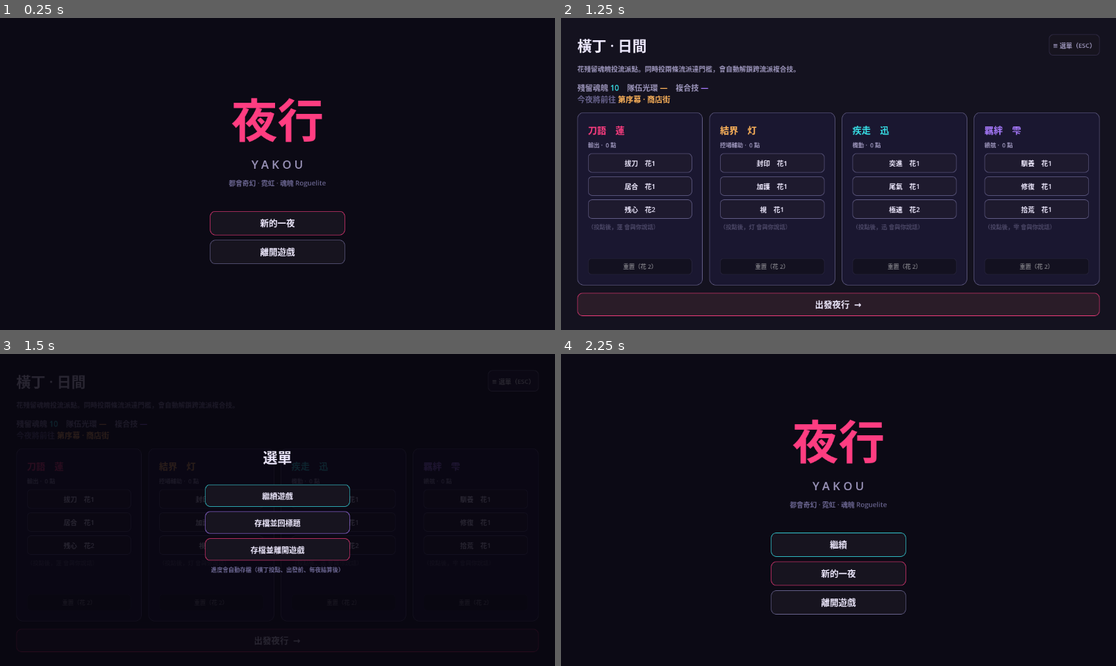
Above: before the commit, frames 1-4 (two rows, left to right).
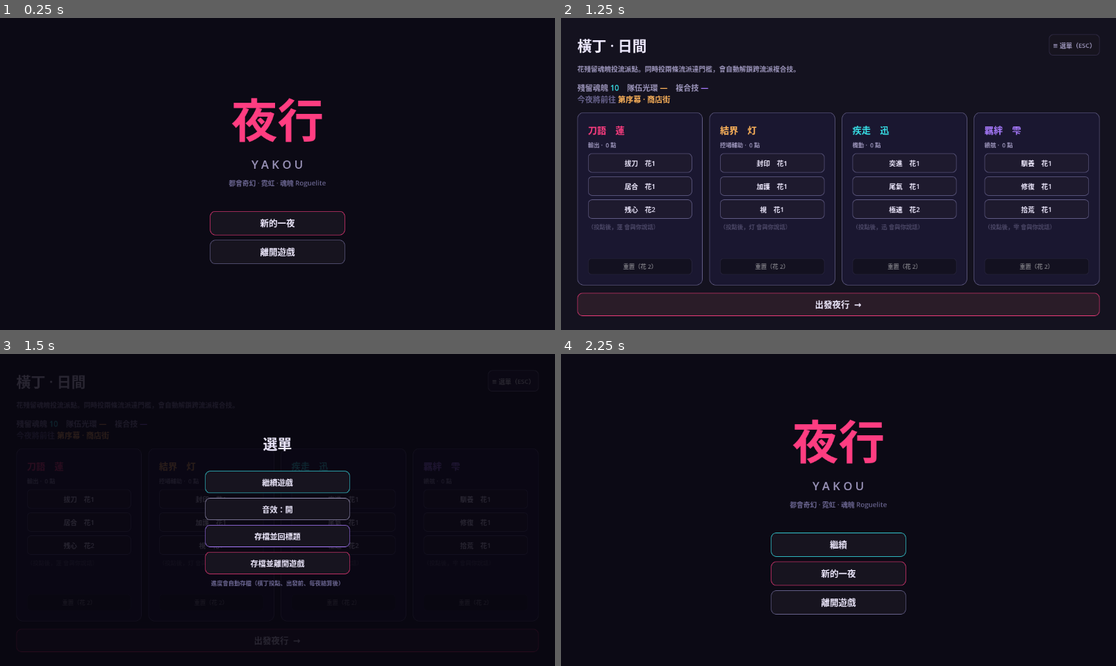
Above: after the commit, the same moments.

Repository: Tony9042/yakou_game
Game: Godot game, scene res://title.tscn
The game is run twice, just before and just after one commit, with the same random seed, the same clock (stepped at 60 frames per second) and the same inputs.
Inputs:
- Up to frame 1 (0.25 s): no input
- Up to frame 2 (1.25 s): click "新的一夜" at 0.5 s
- Up to frame 3 (1.5 s): click "≡ 選單（ESC）" at 1.25 s
- Up to frame 4 (2.25 s): click "存檔並回標題" at 2 s

Frames 1-2 are identical in both runs. In frame 3, 2.8% of the frame differs, in the area x 36-64%, y 26-75%; in frame 4, nothing differs.

Commit message:
音效系統：程式合成 SFX 與 BGM，含命中變體與大廳/夜行配樂
AudioManager（新 autoload）以 AudioStreamWAV 程式合成，零外部素材：
- SFX：揮砍/命中/技能/疾走/受擊/購買/勝敗/UI，接進戰鬥與各畫面按鈕
- 命中三種變體（深沉/緊實/金屬殘響）＋揮砍三變體，隨機挑選＋音高微變
- BGM：A 小調 Am-F-C-G 程式合成、可循環，大廳緩板、夜行加低音脈動與琶音
  循環點以逐音淡入淡出避免爆音；場景鍵切換（title/hall/night）
- play() 支援單一或多變體 Array；有同名檔案（sfx/*.wav、bgm/*.ogg）則自動覆蓋
- 系統選單加「音效：開/關」，一併控制 SFX 與 BGM
- audio/README.md 說明素材覆蓋規則

實機驗證：命中變化、大廳與夜行 BGM、循環無爆音、場景切換、靜音皆正常。

Co-Authored-By: Claude Opus 4.8 <noreply@anthropic.com>

Diff:
--- a/combat.gd
+++ b/combat.gd
@@ -483,6 +483,7 @@
 	atk_t = ATK_WINDUP + ATK_ACTIVE + ATK_RECOVER
 	atk_hit_done = false
 	lunge = COMBO_LUNGE[combo]
+	AudioManager.play("swing", 1.0 + combo * 0.09 + randf_range(-0.05, 0.05))
 
 
 func _try_dash() -> void:
@@ -494,12 +495,14 @@
 	dash_cd = DASH_CD
 	dash_damage = false
 	invuln = max(invuln, DASH_TIME + 0.05)
+	AudioManager.play("dash")
 
 
 func _try_skill(i: int) -> void:
 	if not _skill_ready(i) or atk_t > 0.0 or dash_t > 0.0:
 		return
 	skill_cd[i] = SKILLS[i].cd
+	AudioManager.play("skill")
 	match i:
 		0: _skill_iai()
 		1: _skill_dash_slash()
@@ -799,6 +802,7 @@
 func _damage_enemy(e: Dictionary, dmg: int, kb_vec: Vector2, stun: float, dist: float) -> void:
 	dmg = int(round(dmg * cfg_dmg_mult))        # 套用黑市傷害加成
 	e.hp -= dmg
+	AudioManager.play("hit", randf_range(0.94, 1.08), -3.0)
 	e.flash = 0.12
 	e.kb = kb_vec
 	if stun > 0.0:
@@ -876,6 +880,7 @@
 	invuln = INVULN_AFTER_HIT
 	shake = 1.0
 	hitstop = 0.04
+	AudioManager.play("hurt")
 
 
 func _update_camera() -> void:
@@ -904,6 +909,7 @@
 	_clear(_actions)
 	_banner.text = "付喪神已伏" if won else "依代毀去"
 	_banner.add_theme_color_override("font_color", CYAN if won else ROSE)
+	AudioManager.play("win" if won else "lose")
 
 	if embedded:
 		await get_tree().create_timer(0.9).timeout
@@ -1018,6 +1024,7 @@
 	b.add_theme_stylebox_override("normal", _sb(Color("221d33"), accent, 1, 9))
 	b.add_theme_stylebox_override("hover", _sb(Color("2c2545"), accent, 2, 9))
 	b.add_theme_stylebox_override("pressed", _sb(Color("1a1628"), accent, 2, 9))
+	b.pressed.connect(func(): AudioManager.play("click"))
 	b.pressed.connect(cb)
 	return b
 
--- a/hall.gd
+++ b/hall.gd
@@ -26,6 +26,7 @@
 	# 的開發便利：全新且無存檔時給一點起始魂魄，不會蓋掉載入的進度。
 	if SoulSystem.residual_souls == 0 and TalentSystem.invested_schools().is_empty() and not SaveSystem.has_save():
 		SoulSystem.residual_souls = 10
+	AudioManager.play_bgm("hall")
 	if not TalentSystem.composite_unlocked.is_connected(_on_composite):
 		TalentSystem.composite_unlocked.connect(_on_composite)
 	_build_ui()
@@ -71,6 +72,7 @@
 	menu_btn.add_theme_color_override("font_color", MUTED)
 	menu_btn.add_theme_stylebox_override("normal", _box(Color("17141f"), Color("3a3352"), 1, 8))
 	menu_btn.add_theme_stylebox_override("hover", _box(Color("221c30"), MUTED, 1, 8))
+	menu_btn.pressed.connect(func(): AudioManager.play("click"))
 	menu_btn.pressed.connect(_open_menu)
 	head.add_child(menu_btn)
 
@@ -100,6 +102,7 @@
 	go.add_theme_stylebox_override("normal", _box(Color("2a1c28"), ROSE, 1, 10))
 	go.add_theme_stylebox_override("hover", _box(Color("3a2436"), ROSE, 2, 10))
 	go.add_theme_stylebox_override("pressed", _box(Color("241620"), ROSE, 2, 10))
+	go.pressed.connect(func(): AudioManager.play("click"))
 	go.pressed.connect(_go_night)
 	col.add_child(go)
 
@@ -187,6 +190,7 @@
 		talk.add_theme_color_override("font_color", accent)
 		talk.add_theme_stylebox_override("normal", _box(Color("1a1730"), accent, 1, 7))
 		talk.add_theme_stylebox_override("hover", _box(Color("241f3c"), accent, 2, 7))
+		talk.pressed.connect(func(): AudioManager.play("click"))
 		talk.pressed.connect(_on_talk.bind(sid))
 		v.add_child(talk)
 
@@ -202,6 +206,7 @@
 	respec.add_theme_stylebox_override("normal", _box(Color("161324"), FAINT, 1, 7))
 	respec.add_theme_stylebox_override("hover", _box(Color("201b30"), MUTED, 1, 7))
 	respec.add_theme_stylebox_override("disabled", _box(Color("131120"), Color("2a2740"), 1, 7))
+	respec.pressed.connect(func(): AudioManager.play("click"))
 	respec.pressed.connect(_on_respec.bind(sid))
 	v.add_child(respec)
 
@@ -238,6 +243,7 @@
 func _on_unlock(sid: String, node_name: String) -> void:
 	_event = ""                              # 先清舊事件；若本次投點觸發複合技，
 	TalentSystem.unlock_node(sid, node_name) # _on_composite 會在此期間重設 _event
+	AudioManager.play("buy")
 	SaveSystem.save_game()
 	_refresh()
 
--- a/night_map.gd
+++ b/night_map.gd
@@ -44,6 +44,7 @@
 
 
 func _ready() -> void:
+	AudioManager.play_bgm("night")
 	_build_ui()
 	if not RunManager.night_ended.is_connected(_on_night_ended):
 		RunManager.night_ended.connect(_on_night_ended)
@@ -168,6 +169,7 @@
 		"cap":
 			SoulSystem.bonus_capacity += 1
 	_market_bought.append(it.id)
+	AudioManager.play("buy")
 	_log("你買下了「[color=#38e1e8]%s[/color]」——%s。" % [it.name, it.desc])
 	_refresh_status()
 	_refresh_market()
@@ -437,6 +439,7 @@
 		b.add_theme_stylebox_override("normal", _box(Color("221d33"), accent, 1, 9))
 		b.add_theme_stylebox_override("hover", _box(Color("2c2545"), accent, 2, 9))
 		b.add_theme_stylebox_override("pressed", _box(Color("1a1628"), accent, 2, 9))
+		b.pressed.connect(func(): AudioManager.play("click"))
 		b.pressed.connect(a[1])
 		_action_bar.add_child(b)
 
--- a/project.godot
+++ b/project.godot
@@ -28,6 +28,7 @@
 StreamerHooks="*res://systems/streamer_hooks.gd"
 SaveSystem="*res://systems/save_system.gd"
 StorySystem="*res://systems/story_system.gd"
+AudioManager="*res://systems/audio_manager.gd"
 
 [rendering]
 
--- a/system_menu.gd
+++ b/system_menu.gd
@@ -56,6 +56,11 @@
 	v.add_child(gap)
 
 	v.add_child(_btn("繼續遊戲", CYAN, _resume))
+
+	var at := _btn(_audio_label(), MUTED, Callable())
+	at.pressed.connect(_toggle_audio.bind(at))
+	v.add_child(at)
+
 	for e in extra:
 		v.add_child(_btn(e.text, e.get("color", VIOLET), _run_extra.bind(e.cb)))
 	v.add_child(_btn("存檔並回標題", VIOLET, _to_title))
@@ -79,8 +84,19 @@
 	b.add_theme_stylebox_override("normal", _sb(Color("17141f"), accent, 1, 9))
 	b.add_theme_stylebox_override("hover", _sb(Color("221c30"), accent, 2, 9))
 	b.add_theme_stylebox_override("pressed", _sb(Color("120f1a"), accent, 2, 9))
-	b.pressed.connect(cb)
+	b.pressed.connect(func(): AudioManager.play("click"))
+	if cb.is_valid():
+		b.pressed.connect(cb)
 	return b
+
+
+func _audio_label() -> String:
+	return "音效：開" if AudioManager.enabled else "音效：關"
+
+
+func _toggle_audio(b: Button) -> void:
+	AudioManager.set_enabled(not AudioManager.enabled)
+	b.text = _audio_label()
 
 
 func _unhandled_input(event: InputEvent) -> void:
--- /dev/null
+++ b/systems/audio_manager.gd
@@ -0,0 +1,344 @@
+extends Node
+## AudioManager — autoload 單例。
+## 以程式合成音效（AudioStreamWAV），零外部素材即可有聲音。
+## 日後要換成真音效檔：把 res://audio/sfx/<名稱>.wav 放進來，
+## _build_sfx() 會優先載入檔案、沒有才用合成版（見 _register）。
+##
+## BGM 走檔案：play_bgm("res://audio/bgm/xxx.ogg")，檔案不存在則靜默。
+
+const SR := 22050
+const POOL := 10
+
+var enabled := true
+var _players: Array[AudioStreamPlayer] = []
+var _rr := 0
+var _sfx := {}
+var _bgm_synth := {}
+var _bgm: AudioStreamPlayer
+var _bgm_key := ""
+
+
+func _ready() -> void:
+	process_mode = Node.PROCESS_MODE_ALWAYS      # 暫停時 UI 音效仍要能播
+	for i in POOL:
+		var p := AudioStreamPlayer.new()
+		p.process_mode = Node.PROCESS_MODE_ALWAYS
+		add_child(p)
+		_players.append(p)
+	_bgm = AudioStreamPlayer.new()
+	_bgm.process_mode = Node.PROCESS_MODE_ALWAYS
+	_bgm.volume_db = -14.0
+	add_child(_bgm)
+	_build_sfx()
+
+
+func set_enabled(on: bool) -> void:
+	enabled = on
+	if _bgm:
+		_bgm.stream_paused = not on
+
+
+func play(name: String, pitch := 1.0, vol_db := 0.0) -> void:
+	if not enabled:
+		return
+	var entry: Variant = _sfx.get(name)
+	if entry == null:
+		return
+	var s: AudioStream = entry.pick_random() if entry is Array else entry
+	if s == null:
+		return
+	_rr = (_rr + 1) % _players.size()
+	var p := _players[_rr]
+	p.stop()
+	p.stream = s
+	p.pitch_scale = clampf(pitch, 0.4, 2.4)
+	p.volume_db = vol_db
+	p.play()
+
+
+## 依場景鍵播放 BGM（"hall" / "night" / "title"）。
+## 有同名 .ogg 檔則優先，否則用程式合成的循環版。
+func play_bgm(key: String, vol_db := -12.0) -> void:
+	if _bgm_key == key and _bgm.playing:
+		return
+	_bgm_key = key
+	var stream: AudioStream = null
+	var path := "res://audio/bgm/%s.ogg" % key
+	if ResourceLoader.exists(path):
+		stream = load(path)
+		if stream is AudioStreamOggVorbis:
+			(stream as AudioStreamOggVorbis).loop = true
+	else:
+		stream = _bgm_synth.get(key)
+	if stream == null:
+		_bgm.stop()
+		return
+	_bgm.stream = stream
+	_bgm.volume_db = vol_db
+	_bgm.play()
+
+
+func stop_bgm() -> void:
+	_bgm.stop()
+	_bgm_key = ""
+
+
+# ============================================================
+#  音效合成
+# ============================================================
+func _build_sfx() -> void:
+	_register("click", _sfx_click())
+	_register("swing", [_sfx_swing(560.0), _sfx_swing(680.0), _sfx_swing(460.0)])
+	# 三種命中：深沉／緊實高音／金屬殘響——每次隨機挑一種＋音高微變
+	_register("hit", [
+		_hit(130.0, 34.0, 20.0, 0.0, 0.13),
+		_hit(205.0, 40.0, 26.0, 0.0, 0.10),
+		_hit(150.0, 30.0, 22.0, 520.0, 0.14),
+	])
+	_register("skill", _sfx_skill())
+	_register("dash", _sfx_dash())
+	_register("hurt", _sfx_hurt())
+	_register("buy", _sfx_buy())
+	_register("win", _sfx_win())
+	_register("lose", _sfx_lose())
+
+	# 程式合成 BGM（可循環）；有同名 .ogg 檔則由 play_bgm 優先使用
+	_bgm_synth["hall"] = _bgm_hall()
+	_bgm_synth["night"] = _bgm_night()
+	_bgm_synth["title"] = _bgm_synth["hall"]
+
+
+## 有同名檔案就用檔案，否則用合成版（可為單一 WAV 或多個變體的 Array）。
+func _register(name: String, synthesized: Variant) -> void:
+	var path := "res://audio/sfx/%s.wav" % name
+	if ResourceLoader.exists(path):
+		_sfx[name] = load(path)
+	else:
+		_sfx[name] = synthesized
+
+
+func _wav(buf: PackedFloat32Array) -> AudioStreamWAV:
+	var bytes := PackedByteArray()
+	bytes.resize(buf.size() * 2)
+	for i in buf.size():
+		bytes.encode_s16(i * 2, int(clampf(buf[i], -1.0, 1.0) * 32767.0))
+	var w := AudioStreamWAV.new()
+	w.format = AudioStreamWAV.FORMAT_16_BITS
+	w.mix_rate = SR
+	w.stereo = false
+	w.data = bytes
+	return w
+
+
+func _n(dur: float) -> int:
+	return int(dur * SR)
+
+
+# ---- 各音效 ----
+func _sfx_click() -> AudioStreamWAV:
+	var n := _n(0.05)
+	var buf := PackedFloat32Array()
+	buf.resize(n)
+	var ph := 0.0
+	for i in n:
+		var t := float(i) / SR
+		ph += TAU * 900.0 / SR
+		var sq := 1.0 if sin(ph) >= 0.0 else -1.0
+		buf[i] = sq * 0.18 * exp(-t * 60.0)
+	return _wav(buf)
+
+
+func _sfx_swing(start_freq: float) -> AudioStreamWAV:
+	var n := _n(0.14)
+	var buf := PackedFloat32Array()
+	buf.resize(n)
+	var lp := 0.0
+	var ph := 0.0
+	for i in n:
+		var t := float(i) / SR
+		var frac := t / 0.14
+		var freq: float = lerp(start_freq, 150.0, frac)   # 下掃
+		ph += TAU * freq / SR
+		var white := randf() * 2.0 - 1.0
+		lp += (white - lp) * 0.35
+		var env := exp(-t * 16.0) * minf(1.0, t / 0.006)
+		buf[i] = (lp * 0.5 + sin(ph) * 0.28) * env * 0.6
+	return _wav(buf)
+
+
+## 參數化命中音：thump 低頻＋噪音爆，ring_freq>0 時加金屬殘響。
+func _hit(thump_freq: float, noise_decay: float, thump_decay: float, ring_freq: float, dur: float) -> AudioStreamWAV:
+	var n := _n(dur)
+	var buf := PackedFloat32Array()
+	buf.resize(n)
+	var ph := 0.0
+	var phr := 0.0
+	for i in n:
+		var t := float(i) / SR
+		ph += TAU * thump_freq / SR
+		var noise := (randf() * 2.0 - 1.0) * exp(-t * noise_decay)
+		var thump := sin(ph) * exp(-t * thump_decay)
+		var ring := 0.0
+		if ring_freq > 0.0:
+			phr += TAU * ring_freq / SR
+			ring = sin(phr) * exp(-t * 40.0) * 0.25
+		buf[i] = (noise * 0.5 + thump * 0.6 + ring) * 0.7
+	return _wav(buf)
+
+
+func _sfx_skill() -> AudioStreamWAV:
+	var n := _n(0.30)
+	var buf := PackedFloat32Array()
+	buf.resize(n)
+	var ph := 0.0
+	var ph2 := 0.0
+	for i in n:
+		var t := float(i) / SR
+		var frac := t / 0.30
+		var freq: float = lerp(320.0, 860.0, frac)
+		ph += TAU * freq / SR
+		ph2 += TAU * freq * 1.5 / SR
+		var env := minf(1.0, t / 0.01) * exp(-t * 6.0)
+		buf[i] = (sin(ph) * 0.5 + sin(ph2) * 0.22) * env * 0.5
+	return _wav(buf)
+
+
+func _sfx_dash() -> AudioStreamWAV:
+	var n := _n(0.16)
+	var buf := PackedFloat32Array()
+	buf.resize(n)
+	var lp := 0.0
+	for i in n:
+		var t := float(i) / SR
+		var white := randf() * 2.0 - 1.0
+		lp += (white - lp) * 0.5
+		var hp := white - lp                          # 高通＝氣聲
+		var env := exp(-t * 22.0) * minf(1.0, t / 0.004)
+		buf[i] = hp * env * 0.5
+	return _wav(buf)
+
+
+func _sfx_hurt() -> AudioStreamWAV:
+	var n := _n(0.22)
+	var buf := PackedFloat32Array()
+	buf.resize(n)
+	var ph := 0.0
+	for i in n:
+		var t := float(i) / SR
+		var frac := t / 0.22
+		var freq: float = lerp(150.0, 70.0, frac)
+		ph += TAU * freq / SR
+		var saw: float = (ph / TAU) - floor(ph / TAU)
+		saw = saw * 2.0 - 1.0
+		var env := exp(-t * 9.0)
+		buf[i] = (saw * 0.4 + (randf() * 2.0 - 1.0) * 0.15) * env * 0.55
+	return _wav(buf)
+
+
+func _sfx_buy() -> AudioStreamWAV:
+	return _arp([660.0, 990.0], 0.09, 0.4)
+
+
+func _sfx_win() -> AudioStreamWAV:
+	return _arp([523.0, 659.0, 784.0, 1046.0], 0.11, 0.42)
+
+
+func _sfx_lose() -> AudioStreamWAV:
+	return _arp([392.0, 294.0, 196.0], 0.16, 0.42)
+
+
+## 簡易琶音：依序播放幾個音，每個帶衰減。
+func _arp(freqs: Array, note_dur: float, amp: float) -> AudioStreamWAV:
+	var per := _n(note_dur)
+	var buf := PackedFloat32Array()
+	buf.resize(per * freqs.size())
+	for k in freqs.size():
+		var ph := 0.0
+		for i in per:
+			var t := float(i) / SR
+			ph += TAU * float(freqs[k]) / SR
+			var env := minf(1.0, t / 0.008) * exp(-t * 7.0)
+			buf[k * per + i] = sin(ph) * env * amp
+	return _wav(buf)
+
+
+# ============================================================
+#  BGM 合成（A 小調 · Am-F-C-G 的憂鬱霓虹感）
+# ============================================================
+const BGM_PROG := [
+	{"notes": [220.0, 261.63, 329.63], "bass": 110.0},   # Am
+	{"notes": [174.61, 220.0, 261.63], "bass": 87.31},   # F
+	{"notes": [261.63, 329.63, 392.0], "bass": 130.81},  # C
+	{"notes": [196.0, 246.94, 293.66], "bass": 98.0},    # G
+]
+
+
+## 疊一個帶柔和起收的音（本身淡入淡出到近零，確保循環點無爆音）。
+func _add_note(buf: PackedFloat32Array, freq: float, start_s: float, dur_s: float, amp: float) -> void:
+	var n0 := int(start_s * SR)
+	var nd := int(dur_s * SR)
+	var atk := minf(0.35, dur_s * 0.4)
+	var rel := minf(0.5, dur_s * 0.45)
+	var ph := 0.0
+	for i in nd:
+		var idx := n0 + i
+		if idx < 0 or idx >= buf.size():
+			continue
+		var t := float(i) / SR
+		var env := 1.0
+		if t < atk:
+			env = t / atk
+		elif t > dur_s - rel:
+			env = maxf(0.0, (dur_s - t) / rel)
+		ph += TAU * freq / SR
+		var s := sin(ph) + sin(ph * 2.0) * 0.28 + sin(ph * 3.0) * 0.12
+		buf[idx] += s * env * amp
+
+
+## 正規化到 0.6 峰值並設為可循環。
+func _loop_wav(buf: PackedFloat32Array) -> AudioStreamWAV:
+	var mx := 0.0001
+	for v in buf:
+		mx = maxf(mx, absf(v))
+	var k := 0.6 / mx
+	for i in buf.size():
+		buf[i] *= k
+	var w := _wav(buf)
+	w.loop_mode = AudioStreamWAV.LOOP_FORWARD
+	w.loop_begin = 0
+	w.loop_end = buf.size()
+	return w
+
+
+## 大廳：緩慢的和弦墊音＋低音，氛圍安靜。
+func _bgm_hall() -> AudioStreamWAV:
+	var slot := 2.0
+	var buf := PackedFloat32Array()
+	buf.resize(_n(slot * BGM_PROG.size()))
+	for c in BGM_PROG.size():
+		var ch: Dictionary = BGM_PROG[c]
+		var st := c * slot
+		for f in ch.notes:
+			_add_note(buf, f, st, slot * 0.96, 0.16)
+		_add_note(buf, ch.bass, st, slot * 0.96, 0.22)
+	return _loop_wav(buf)
+
+
+## 夜行：同和弦但加入低音脈動與八分琶音，較有推進感。
+func _bgm_night() -> AudioStreamWAV:
+	var slot := 1.8
+	var buf := PackedFloat32Array()
+	buf.resize(_n(slot * BGM_PROG.size()))
+	for c in BGM_PROG.size():
+		var ch: Dictionary = BGM_PROG[c]
+		var st := c * slot
+		for f in ch.notes:
+			_add_note(buf, f, st, slot * 0.9, 0.10)
+		_add_note(buf, ch.bass, st, 0.5, 0.22)
+		_add_note(buf, ch.bass, st + slot * 0.5, 0.5, 0.20)
+		var tones: Array = ch.notes
+		var steps := 8
+		for s in steps:
+			var f: float = float(tones[s % tones.size()]) * 2.0
+			_add_note(buf, f, st + slot * float(s) / steps, slot / steps * 0.9, 0.09)
+	return _loop_wav(buf)
--- a/title.gd
+++ b/title.gd
@@ -11,6 +11,7 @@
 
 
 func _ready() -> void:
+	AudioManager.play_bgm("title")
 	var bg := ColorRect.new()
 	bg.color = NIGHT
 	bg.set_anchors_preset(Control.PRESET_FULL_RECT)
@@ -67,6 +68,7 @@
 	b.add_theme_stylebox_override("normal", _box(Color("17141f"), accent, 1, 10))
 	b.add_theme_stylebox_override("hover", _box(Color("221c30"), accent, 2, 10))
 	b.add_theme_stylebox_override("pressed", _box(Color("120f1a"), accent, 2, 10))
+	b.pressed.connect(func(): AudioManager.play("click"))
 	b.pressed.connect(cb)
 	return b
 
Not shown, added: systems/audio_manager.gd.uid
Not shown, added: audio/README.md
